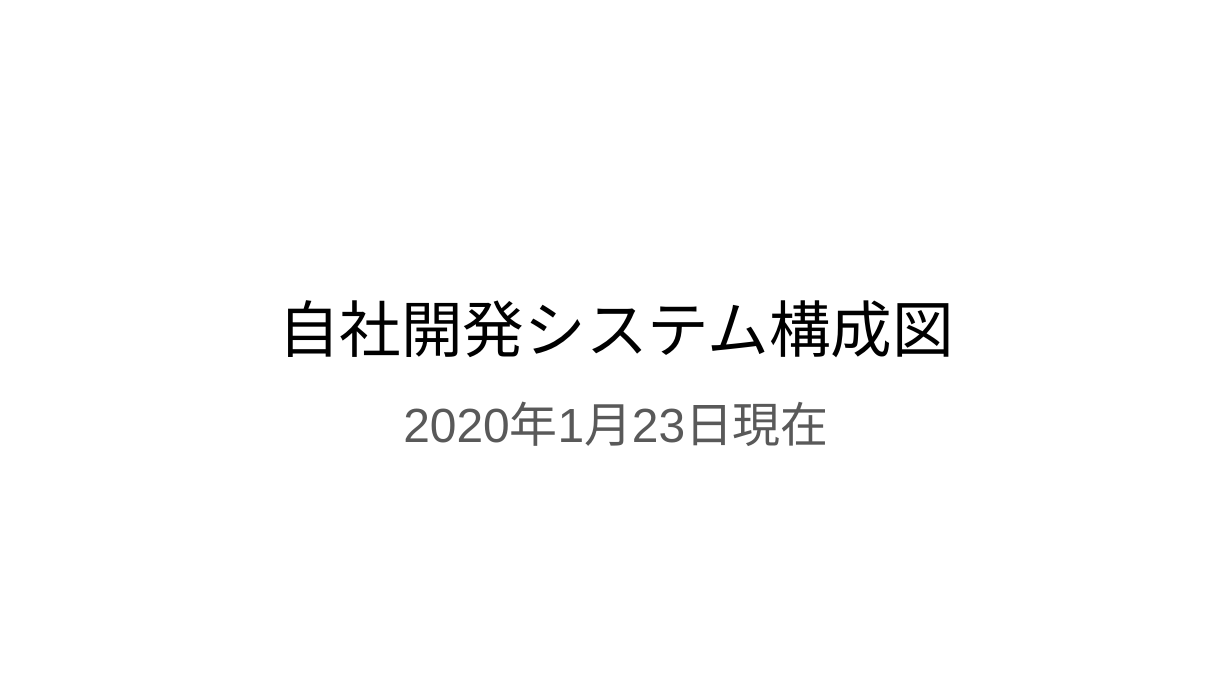
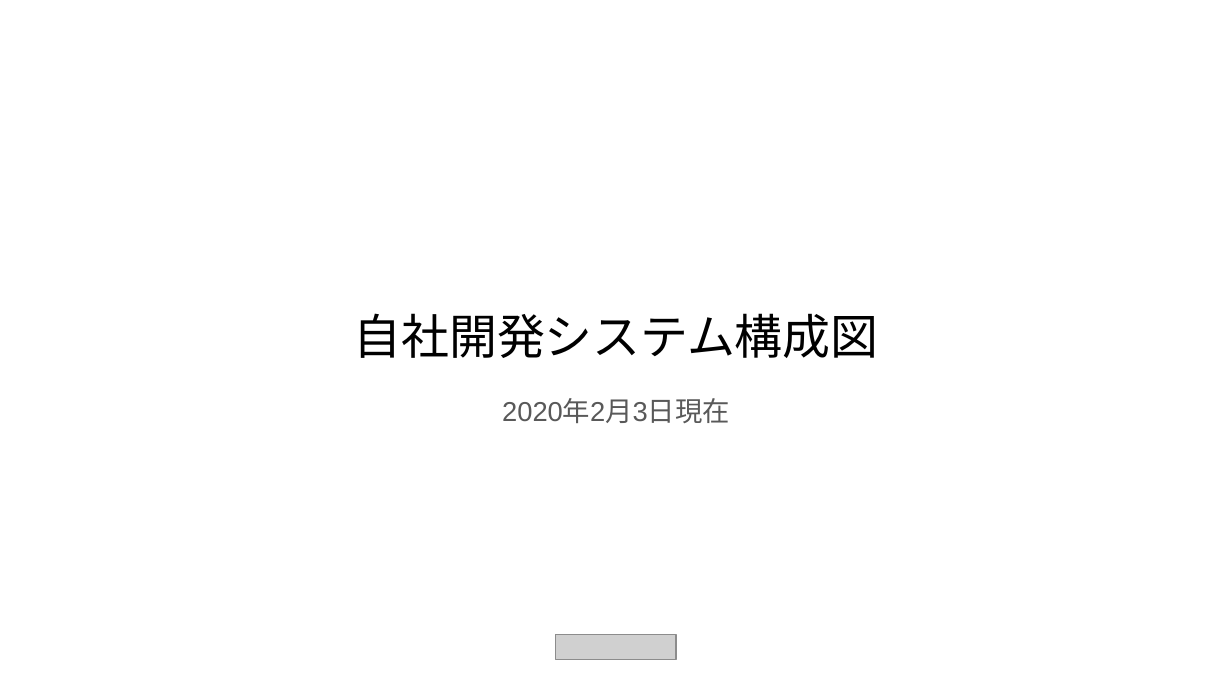
Before and after one commit to prime-x-co-ltd/px-overview, a slide deck: slide 1 of docs/自社開発システム構成図.pptx. Drawn at 1232x693 pixels with LibreOffice and Linux fonts; fonts in the diff are those of the drawing; grey boxes stand for pictures. Boxes give left, top, right and bottom in pixels: in the first picture for what was removed or moved away, otherwise in the second. Text is boxed around its words. In the diff, an @@ line names an element or a change of style, - is before the commit and + after.

```diff
--- a/docs/自社開発システム構成図.pptx
+++ b/docs/自社開発システム構成図.pptx
@@ title "自社開発システム構成図": place and size @@
-title "自社開発システム構成図" at [278,300,954,357]
+title "自社開発システム構成図" at [354,313,879,358]
@@ title "自社開発システム構成図" at [354,313,879,358]: size 36 to 28 pt @@
@@ subtitle at [502,400,730,423]: text changed; size 28 to 16 pt @@
-2020年1月23日現在
+2020年2月3日現在
@@ picture added at [556,634,676,659] @@
```
Also in this commit, not shown: 14 other slides changed, 1 other file.
